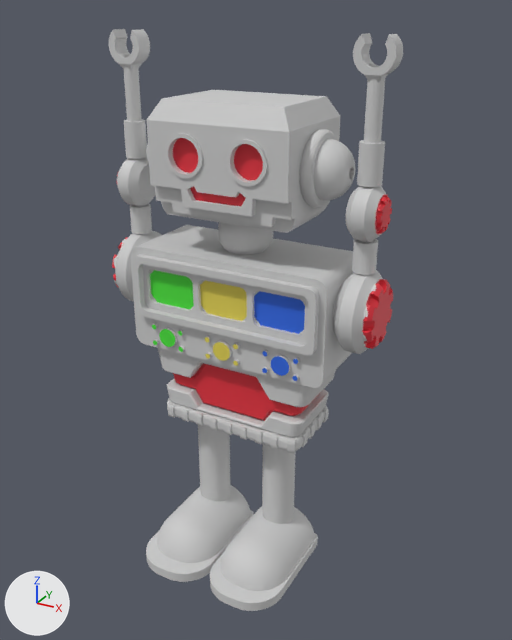
One commit to the Blender file Assets/Resources/Assets/3D/proto_robotv2.blend: the scene before it, then after it.
One viewpoint serves both versions: a 50 mm camera at (1.46, -2.33, 2.39) aimed at (0.08, 0.18, 1.14). The lights are fixed; the arrows at lower left show +X, +Y and +Z. The first picture is the older version.

The older version as bpy lines, for what is in view:
```python
ob_body1_001 = bpy.data.objects.new('Body1.001', me_body1_001)
ob_body1_001.parent = ob_right_ear
ob_body1_001.location = (0.0, 0.0, 0.0)
ob_body1_001.scale = (10.0, 10.0, 10.0)
ob_body1_002 = bpy.data.objects.new('Body1.002', me_body1_002)
ob_body1_002.parent = ob_main_head
ob_body1_002.location = (0.0, 0.0, 0.0)
ob_body1_002.scale = (10.0, 10.0, 10.0)
ob_body1_004 = bpy.data.objects.new('Body1.004', me_body1_004)
ob_body1_004.parent = ob_right_foot
ob_body1_004.location = (-5.237, 0.0, 0.0)
ob_body1_004.scale = (10.0, 10.0, 10.0)
ob_body1_005 = bpy.data.objects.new('Body1.005', me_body1_005)
ob_body1_005.parent = ob_left_foot
ob_body1_005.location = (-12.03, 14.19, -116.6)
ob_body1_005.scale = (10.0, 10.0, 10.0)
ob_body4 = bpy.data.objects.new('Body4', me_body4)
ob_body4.parent = ob_arms
ob_body4.location = (0.0, 0.0, 0.0)
ob_body4.scale = (10.0, 10.0, 10.0)
ob_body4_001 = bpy.data.objects.new('Body4.001', me_body4_002)
ob_body4_001.parent = ob_arms_001
ob_body4_001.location = (-35.25, 14.5, 16.68)
ob_body4_001.scale = (10.0, 10.0, 10.0)
# also in view: 'Body1.003' at (0.0, 0.24, 1.52); 'chest' at (0.0, 0.21, 1.2); 'Body5' at (-0.57, 0.23, 1.27); 'belt' at (0.0, 0.24, 0.64); 'Body2.001' at (0.55, 0.22, 1.5)
```
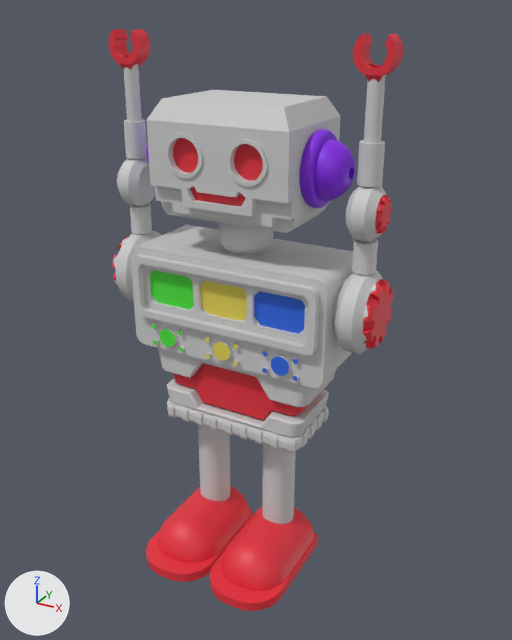
Pixel boxes [x1, y1, x2, y2] of what changed, in the pictures (512 x 640 px):
'Body1.004', recoloured (light grey to red)
    both: [210, 506, 318, 611]
'Body1.005', recoloured (light grey to red)
    both: [146, 485, 253, 582]
'Body1.001', recoloured (light grey to purple)
    both: [300, 129, 355, 208]
part 1 of me_body4, recoloured (light grey to red)
    both: [109, 29, 150, 70]
part 2 of me_body4_002, recoloured (light grey to red)
    both: [353, 33, 403, 82]

The edits, one by one:
Material 'Purple' (mat_purple) is new.
Its base color is (0.235, 0.0169, 0.8) (purple #8523e7).
me_body1_005 has 1151 vertices, 2302 faces and spans x -1.18..1.12, y -1.92..1.78, z -0.64..0.61.
me_body1_005 no longer uses material mat_steel___satin (light grey #cfcfcf).
me_body1_005 gains material mat_red (red #e7313f).
me_body4 has 568 vertices, 1136 faces and spans x -4.02..-3.03, y 1.15..1.75, z -0.3..3.05.
me_body4 is used by ob_body4; parent ob_arms; location (0.0, 0.0, 0.0); scale (10.0, 10.0, 10.0).
me_body4 part 1: all 620 faces centred in x -4.02..-3.03, y 1.2..1.7, z 2.11..3.04 switch from mat_steel___satin (light grey #cfcfcf) to mat_red (red #e7313f).
me_body1_004 has 1023 vertices, 2042 faces and spans x 0.5..2.8, y -0.5..3.2, z -12.3..-11.05.
me_body1_004 no longer uses material mat_steel___satin (light grey #cfcfcf).
me_body1_004 gains material mat_red (red #e7313f).
me_body1_001 has 1906 vertices, 3812 faces and spans x 2.0..3.0, y 0.53..2.47, z -1.07..0.87.
me_body1_001 no longer uses material mat_steel___satin (light grey #cfcfcf).
me_body1_001 gains material mat_purple (purple #8523e7).
me_body4_002 has 568 vertices, 1136 faces and spans x -0.5..0.5, y -0.3..0.3, z -1.97..1.38.
me_body4_002 is used by ob_body4_001; parent ob_arms_001; location (-35.25, 14.5, 16.68); scale (10.0, 10.0, 10.0).
me_body4_002 part 2: all 620 faces centred in x -0.5..0.5, y -0.25..0.25, z 0.44..1.37 switch from mat_steel___satin (light grey #cfcfcf) to mat_red (red #e7313f).
